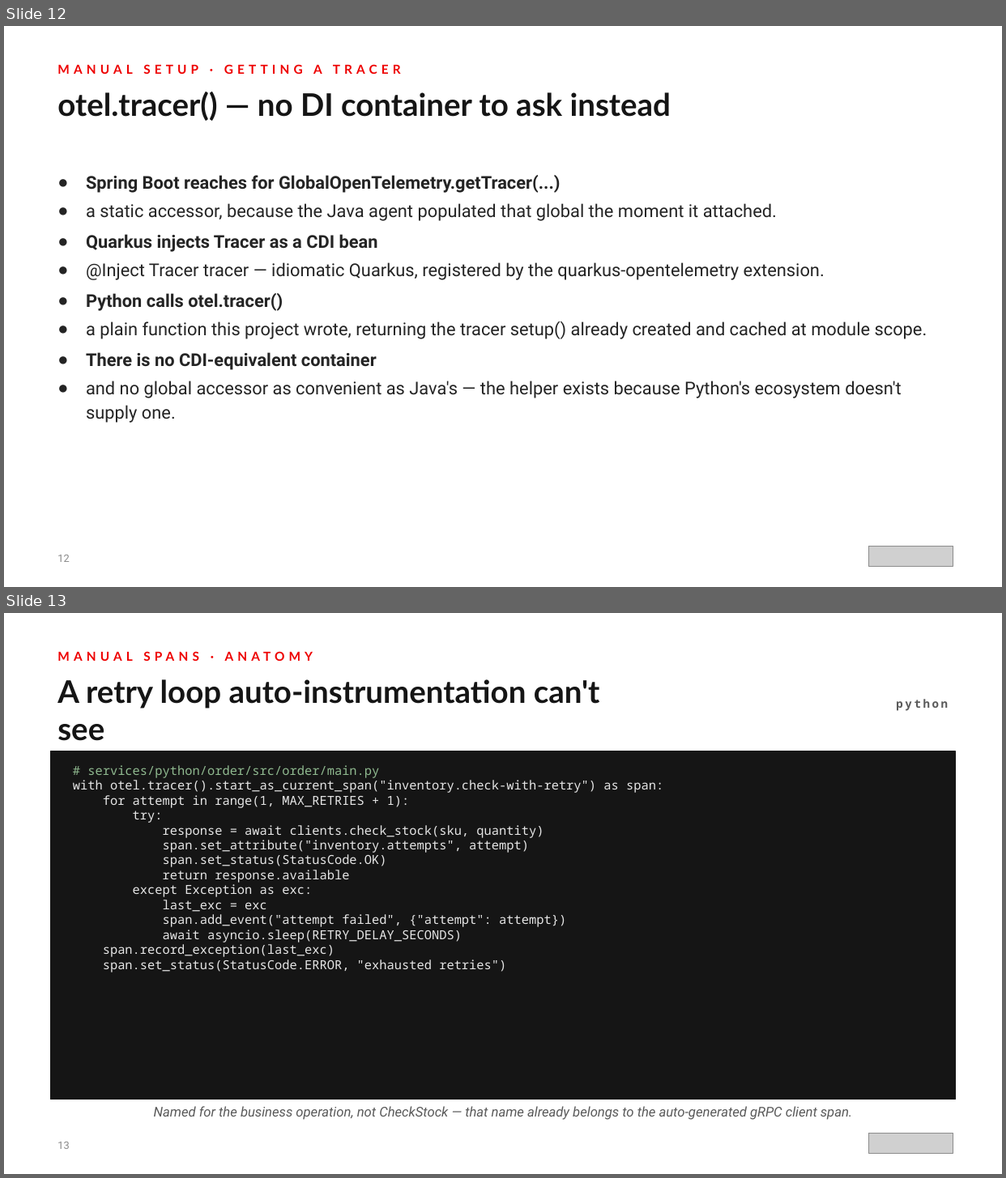
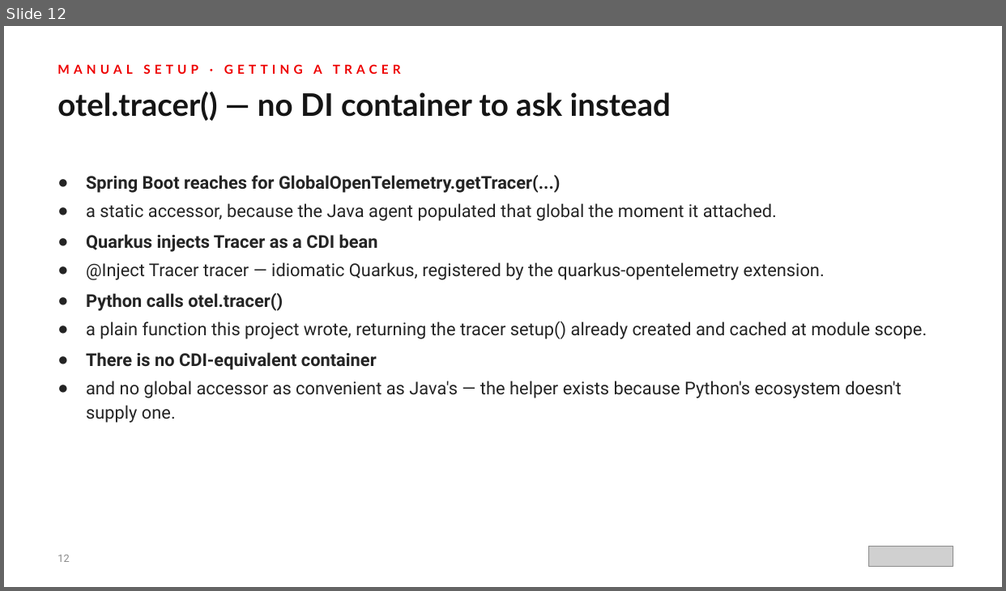
Before and after one commit to patterncatalyst/otel-observability-tutorial, a slide deck: presentations/observability-otel-201-python.pptx. Shown one above the other, each under a label of ours: slides 12 and 13 before the commit, slide 12 after it. The pictures are 1006x1178 and 1006x591 pixels, drawn with LibreOffice and Linux fonts; fonts in the diff are those of the drawing; grey boxes stand for pictures. Boxes give left, top, right and bottom in pixels: in the first picture for what was removed or moved away, otherwise in the second. Text is boxed around its words. In the diff, an @@ line names an element or a change of style, - is before the commit and + after.

```diff
--- a/presentations/observability-otel-201-python.pptx
+++ b/presentations/observability-otel-201-python.pptx
@@ slide 13 removed at (4,613,1002,1174), background #FFFFFF @@
@@ text removed at (57,651,313,661) @@
-MANUAL SPANS · ANATOMY
@@ text removed at (57,679,600,741) @@
-A retry loop auto-instrumentation can't see
@@ text removed at (896,699,948,711) @@
-python
@@ rectangle removed at (50,752,956,1100) @@
@@ text removed at (73,765,663,973) @@
-# services/python/order/src/order/main.py
-with otel.tracer().start_as_current_span("inventory.check-with-retry") as span:
-for attempt in range(1, MAX_RETRIES + 1):
-try:
-response = await clients.check_stock(sku, quantity)
-span.set_attribute("inventory.attempts", attempt)
-span.set_status(StatusCode.OK)
-return response.available
-except Exception as exc:
-last_exc = exc
-span.add_event("attempt failed", {"attempt": attempt})
-await asyncio.sleep(RETRY_DELAY_SECONDS)
-span.record_exception(last_exc)
-span.set_status(StatusCode.ERROR, "exhausted retries")
@@ text removed at (154,1106,852,1120) @@
-Named for the business operation, not CheckStock — that name already belongs to the auto-generated gRPC client span.
@@ text removed at (57,1142,69,1149) @@
-13
@@ picture removed at (868,1133,953,1153) @@
```
Also in this commit, not shown: 5 slides changed, 2 slides added, 1 other slide removed, 5 other files.
